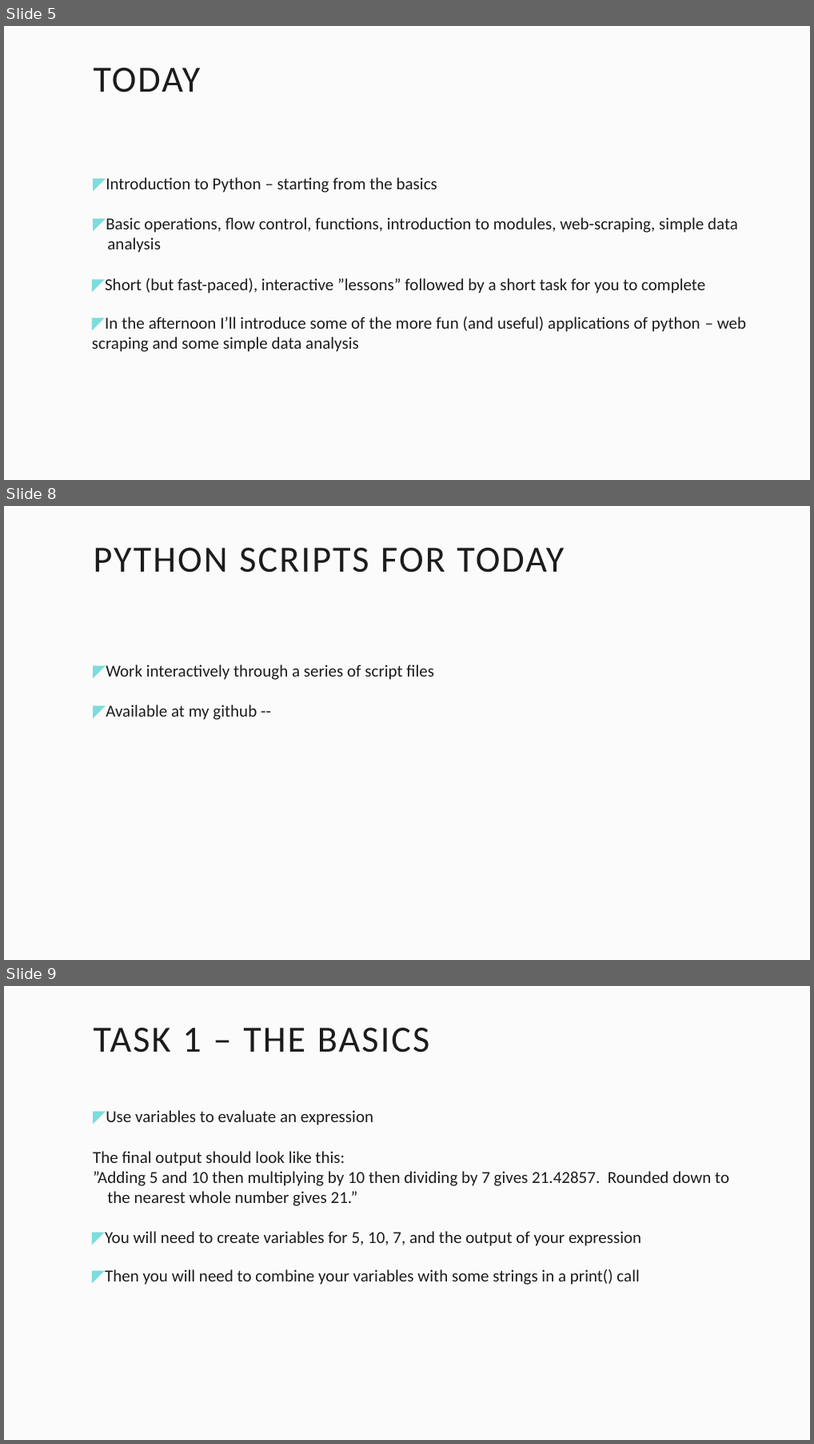
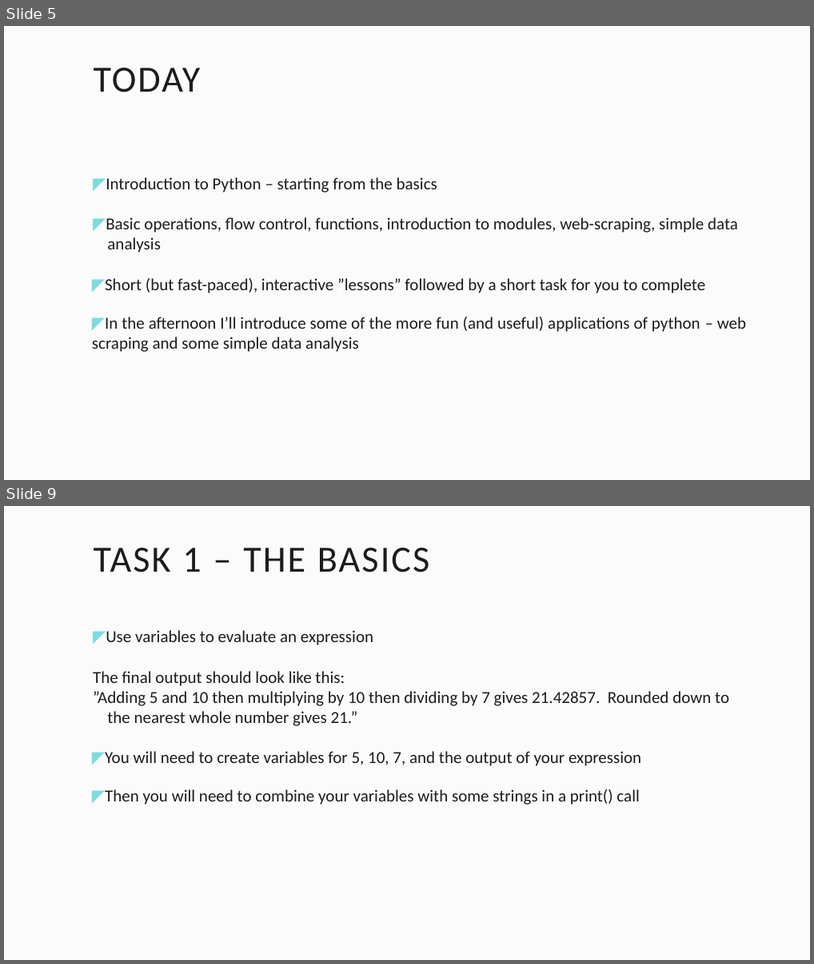
Before and after one commit to darrelrobinson/Intro-to-Python, a slide deck: presentation.pptx. Shown one above the other, each under a label of ours: slides 5, 8 and 9 before the commit, slides 5 and 9 after it; the slides between them are not shown. The pictures are 814x1444 and 814x964 pixels, drawn with LibreOffice and Linux fonts; fonts in the diff are those of the drawing; background and template pictures are left out. Boxes give left, top, right and bottom in pixels: in the first picture for what was removed or moved away, otherwise in the second. Text is boxed around its words. In the diff, an @@ line names an element or a change of style, - is before the commit and + after.

```diff
--- a/presentation.pptx
+++ b/presentation.pptx
@@ slide 8 removed at (4, 506, 810, 960), background #FBFBFB @@
@@ title removed at (94, 548, 564, 572) @@
-PYTHON SCRIPTS FOR TODAY
@@ text removed at (93, 664, 434, 720) @@
-◤Work interactively through a series of script files
-◤Available at my github --
```
Also in this commit, not shown: 4 slides changed, 2 slides added, 7 other files.
